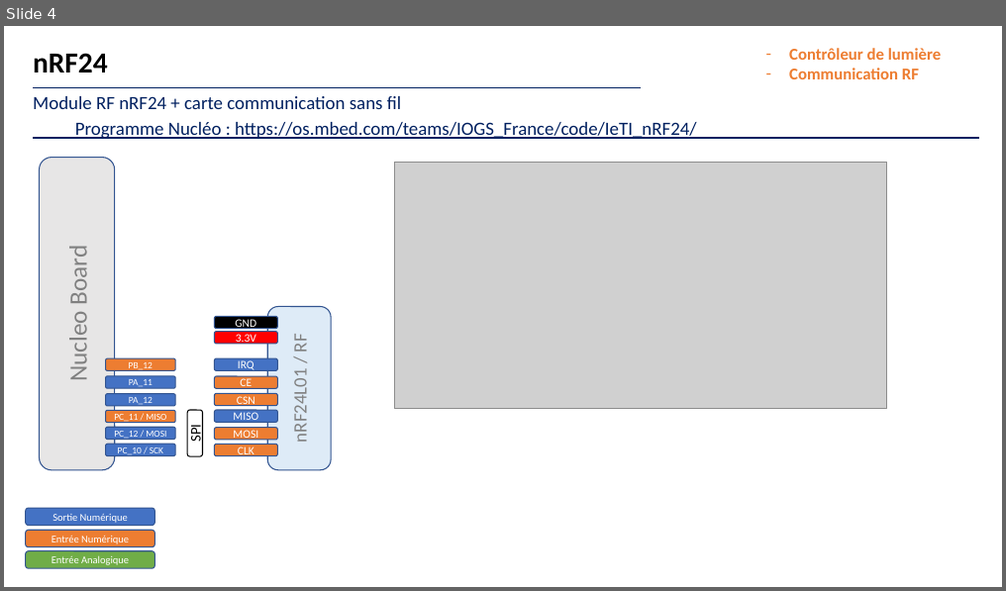
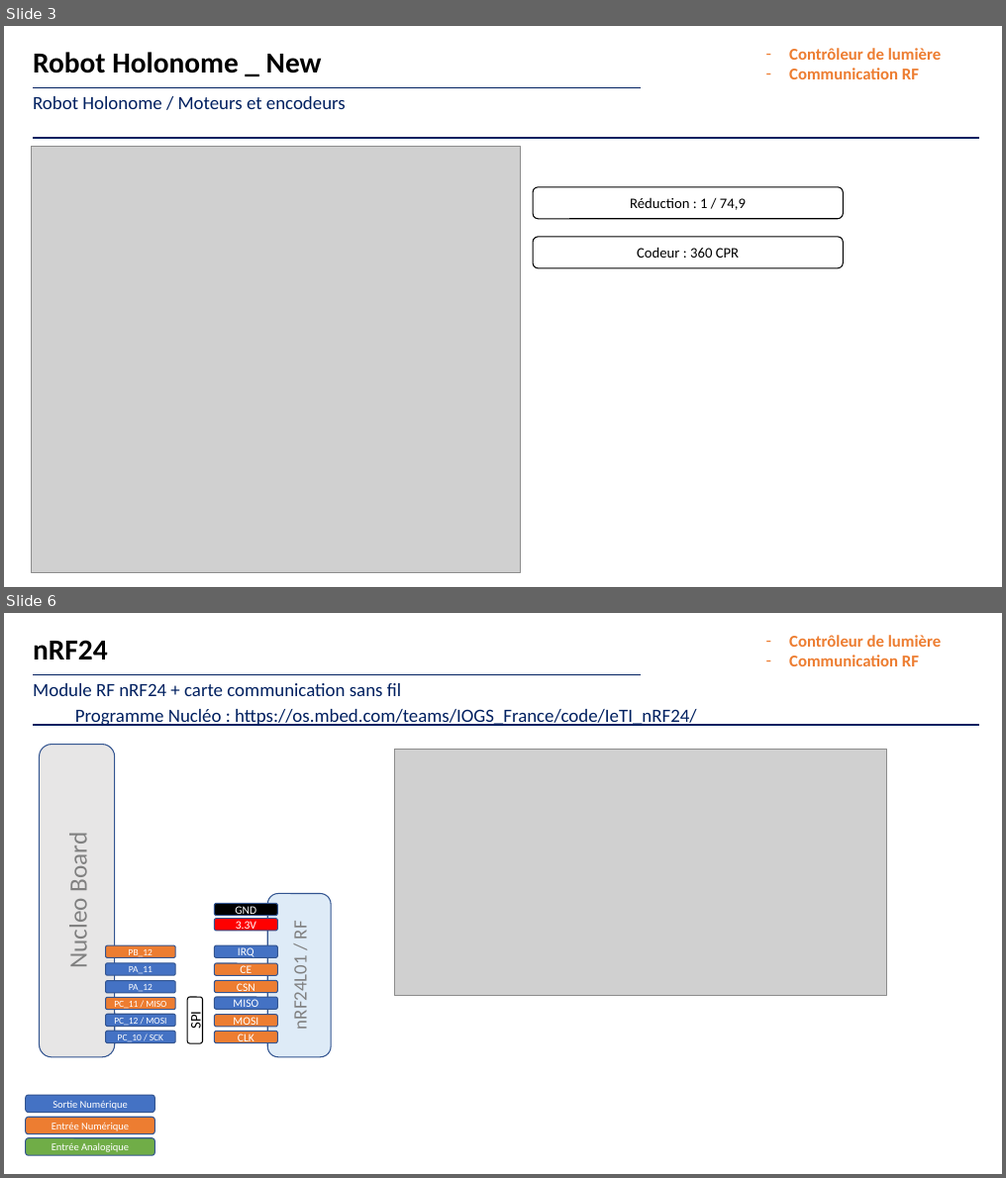
Before and after one commit to jvillemejane/LEnsE_IOGS_Maquettes, a slide deck: Maquettes/Elec_Num_Emb/Robot_Holonome/brochages.pptx. Shown one above the other, each under a label of ours: slide 4 before the commit, slides 3 and 6 after it; the slides between them are not shown. The pictures are 1006x591 and 1006x1178 pixels, drawn with LibreOffice and Linux fonts; fonts in the diff are those of the drawing; grey boxes stand for pictures. Boxes give left, top, right and bottom in pixels: in the first picture for what was removed or moved away, otherwise in the second. Text is boxed around its words. In the diff, an @@ line names an element or a change of style, - is before the commit and + after.

Commit message:
Mise à jour Maquette Robot Holonome - brochage

```diff
--- a/Maquettes/Elec_Num_Emb/Robot_Holonome/brochages.pptx
+++ b/Maquettes/Elec_Num_Emb/Robot_Holonome/brochages.pptx
@@ slide 3 added at [4, 26, 1002, 587], background #FFFFFF @@
@@ text added at [33, 52, 322, 74], 28 pt, text #000000, bold @@
+Robot Holonome _ New
@@ text added at [789, 48, 941, 79], 16 pt, text #ED7D31, bold @@
+– Contrôleur de lumière
+– Communication RF
@@ text added at [33, 96, 346, 109], 18 pt, text #002060 @@
+Robot Holonome / Moteurs et encodeurs
@@ line added from (33, 88) to (641, 88), #002060 1.5 pt @@
@@ line added from (33, 138) to (979, 138), #002060 1.5 pt @@
@@ picture added at [32, 146, 521, 573] @@
@@ rounded rectangle added at [533, 187, 843, 218], fill #FFFFFF, outline #000000 1 pt, 14 pt, text #000000 @@
+Réduction : 1 / 74,9
@@ rounded rectangle added at [533, 237, 843, 269], fill #FFFFFF, outline #000000 1 pt, 14 pt, text #000000 @@
+Codeur : 360 CPR
@@ what was slide 4 is now slide 6 @@
```
Also in this commit, not shown: 2 slides changed, 1 other slide added, 2 other files.
